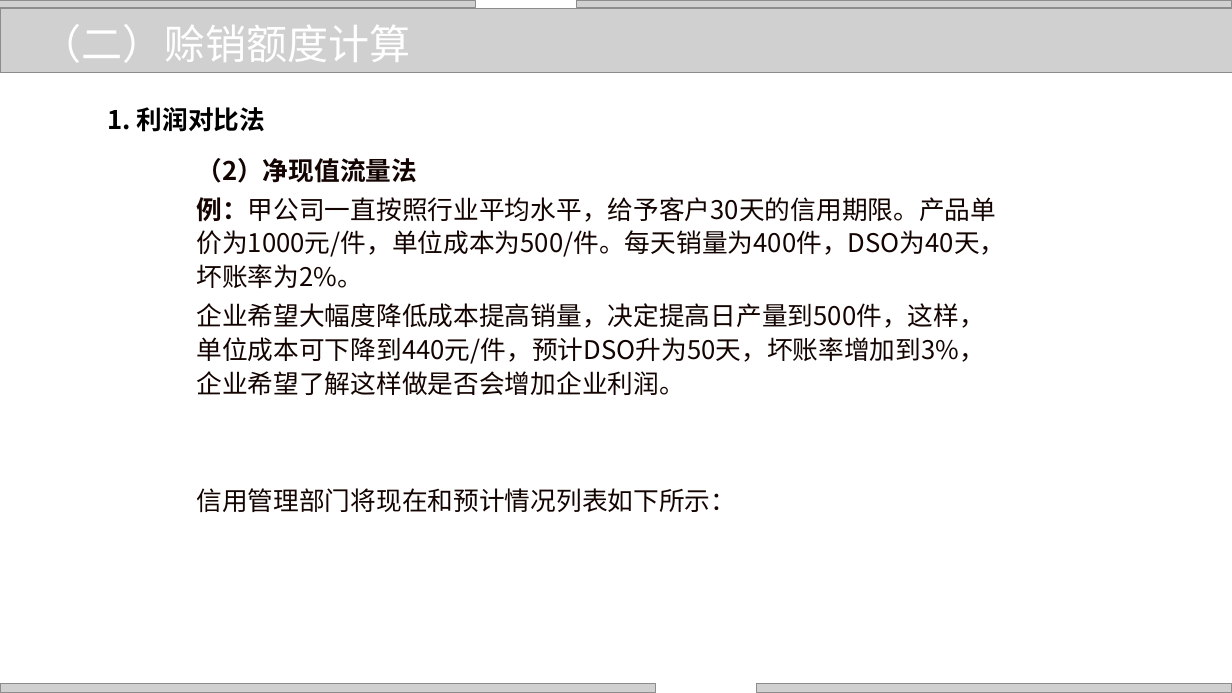
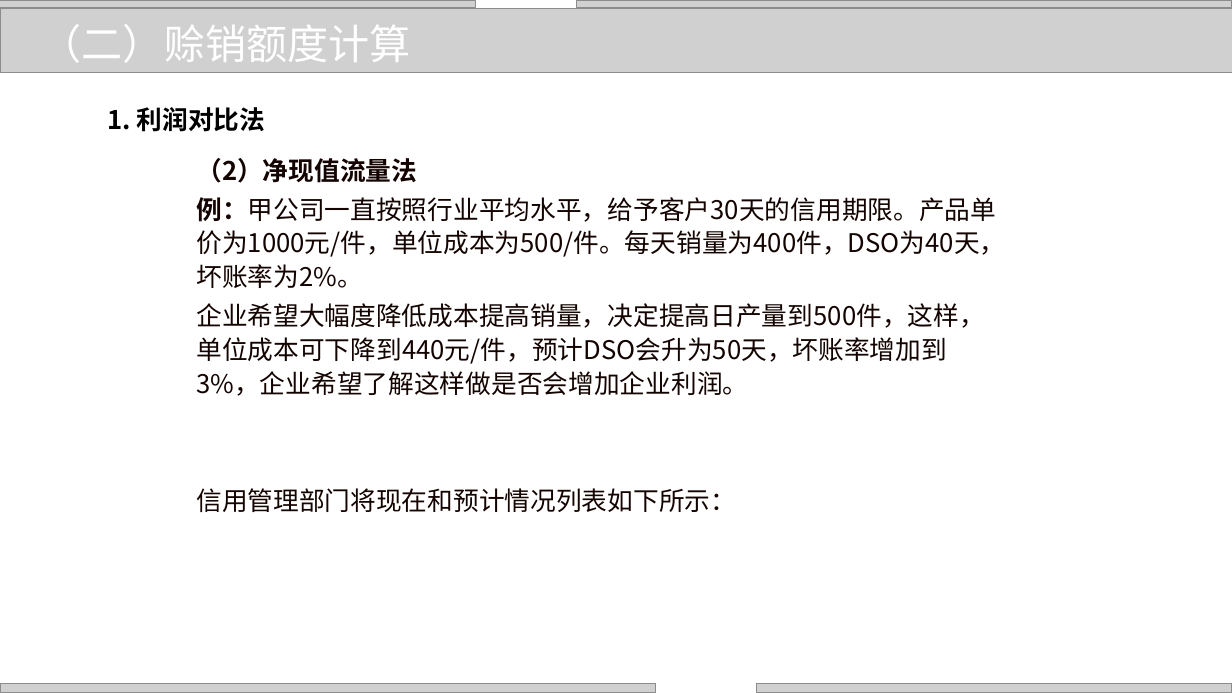
Before and after one commit to zhangjianzhang/internet_credit, a slide deck: slide 29 of files/slides/lecture_10.pptx. Drawn at 1232x693 pixels with LibreOffice and Linux fonts; fonts in the diff are those of the drawing; grey boxes stand for pictures; background and template pictures are left out. Boxes give left, top, right and bottom in pixels: in the first picture for what was removed or moved away, otherwise in the second. Text is boxed around its words. In the diff, an @@ line names an element or a change of style, - is before the commit and + after.

```diff
--- a/files/slides/lecture_10.pptx
+++ b/files/slides/lecture_10.pptx
@@ text at <box>196,303,985,396</box>: text changed @@
-企业希望大幅度降低成本提高销量，决定提高日产量到500件，这样，单位成本可下降到440元/件，预计DSO升为50天，坏账率增加到3%，企业希望了解这样做是否会增加企业利润。
+企业希望大幅度降低成本提高销量，决定提高日产量到500件，这样，单位成本可下降到440元/件，预计DSO会升为50天，坏账率增加到3%，企业希望了解这样做是否会增加企业利润。
```
Also in this commit, not shown: 6 other slides changed, 4 other files.
